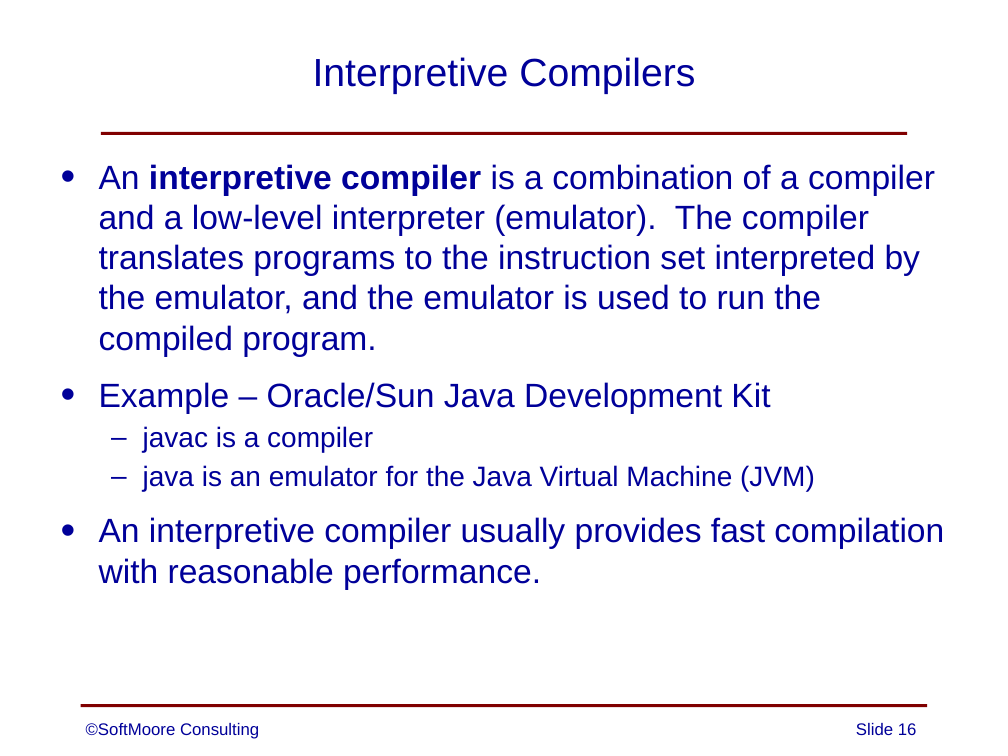
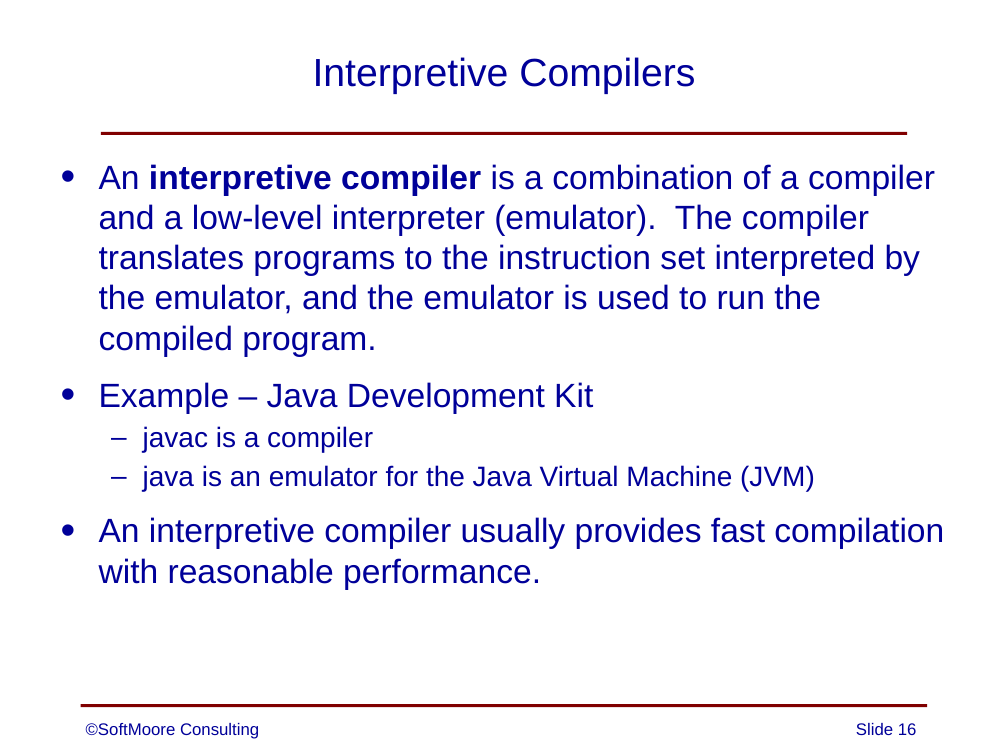
Before and after one commit to SoftMoore/CPRL-Kt-2nd, a slide deck: slide 16 of PowerPoints/01 - Overview of Compilers.pptx. Drawn at 1008x756 pixels with LibreOffice and Linux fonts; fonts in the diff are those of the drawing. Boxes give left, top, right and bottom in pixels: in the first picture for what was removed or moved away, otherwise in the second. Text is boxed around its words. In the diff, an @@ line names an element or a change of style, - is before the commit and + after.

```diff
--- a/PowerPoints/01 - Overview of Compilers.pptx
+++ b/PowerPoints/01 - Overview of Compilers.pptx
@@ text at (x1=99, y1=382, x2=593, y2=414): text changed @@
-• Example – Oracle/Sun Java Development Kit
+• Example – Java Development Kit
```
Also in this commit, not shown: 2 other slides changed, 1 other file.
